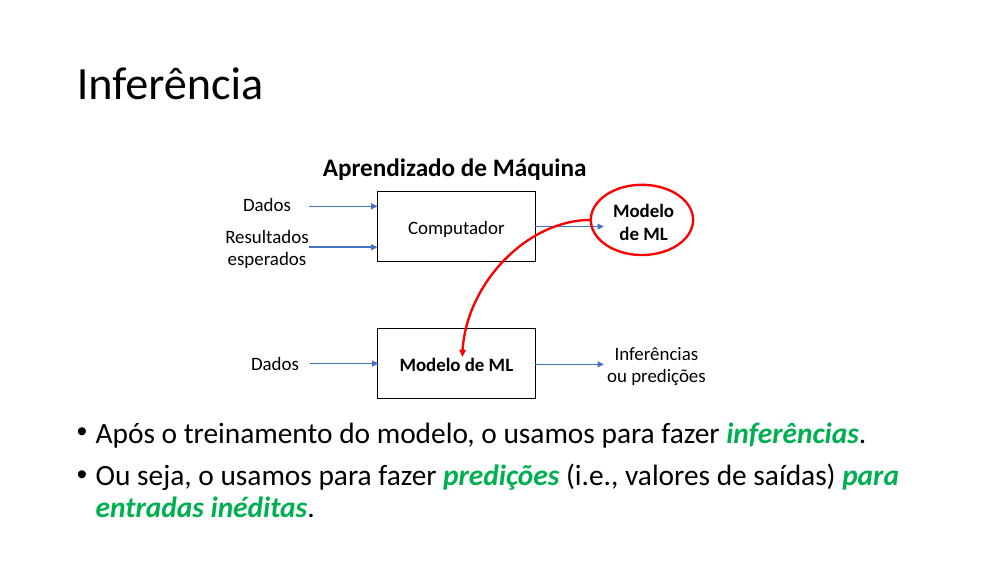
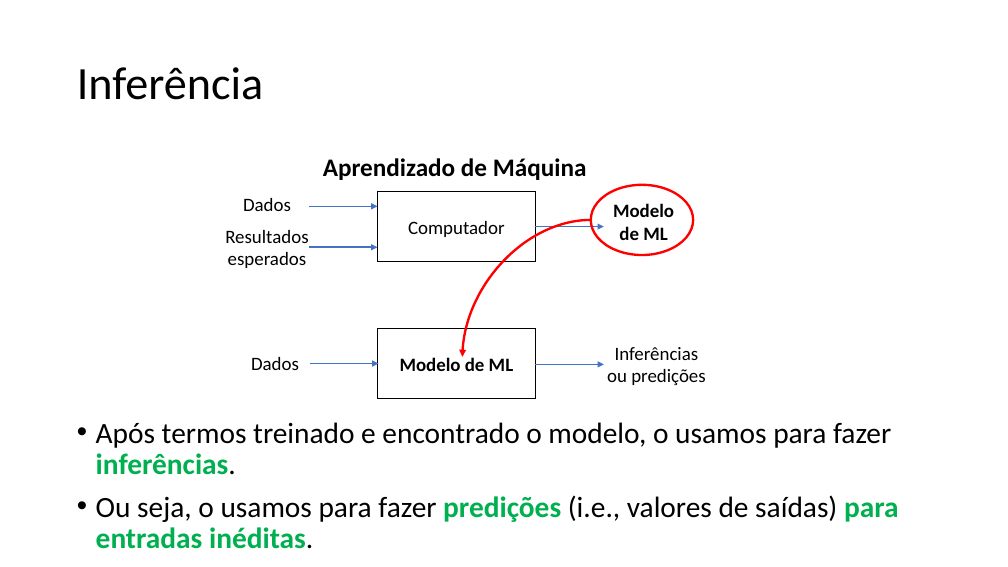
Before and after one commit to zz4fap/c24_inteligencia_artificial, a slide deck: slide 62 of slides/C24_Regressão.pptx (slide 66 before the commit). Drawn at 1008x567 pixels with LibreOffice and Linux fonts; fonts in the diff are those of the drawing. Boxes give left, top, right and bottom in pixels: in the first picture for what was removed or moved away, otherwise in the second. Text is boxed around its words. In the diff, an @@ line names an element or a change of style, - is before the commit and + after.

```diff
--- a/slides/C24_Regressão.pptx
+++ b/slides/C24_Regressão.pptx
@@ text at [96,422,891,475]: text changed @@
-• Após o treinamento do modelo, o usamos para fazer inferências.
+• Após termos treinado e encontrado o modelo, o usamos para fazer inferências.
@@ text at [96,495,899,549]: italic off in "predições para entradas inéditas." @@
```
Also in this commit, not shown: 6 other slides changed, 3 slides added, 5 slides removed, 2 other files.
